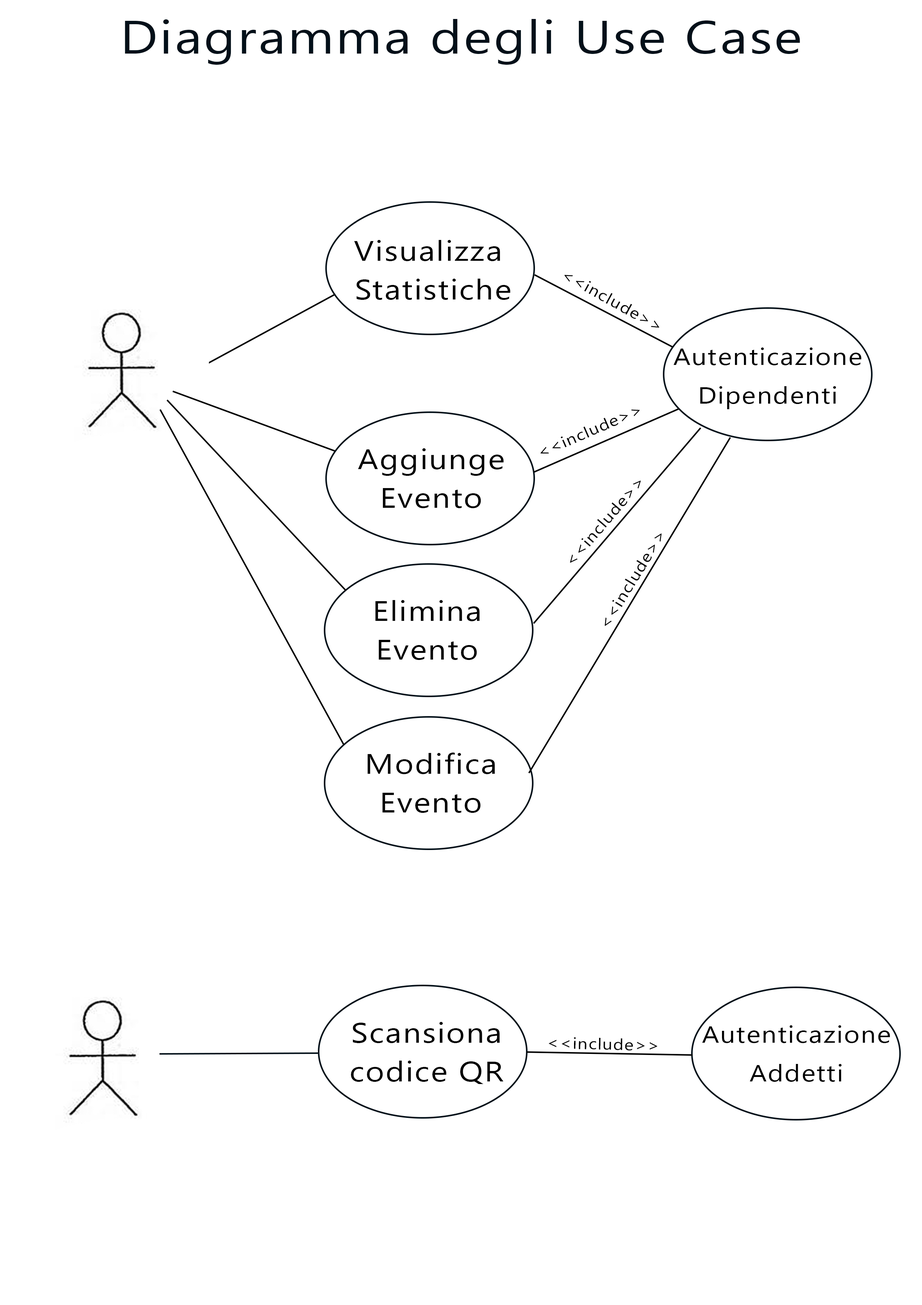
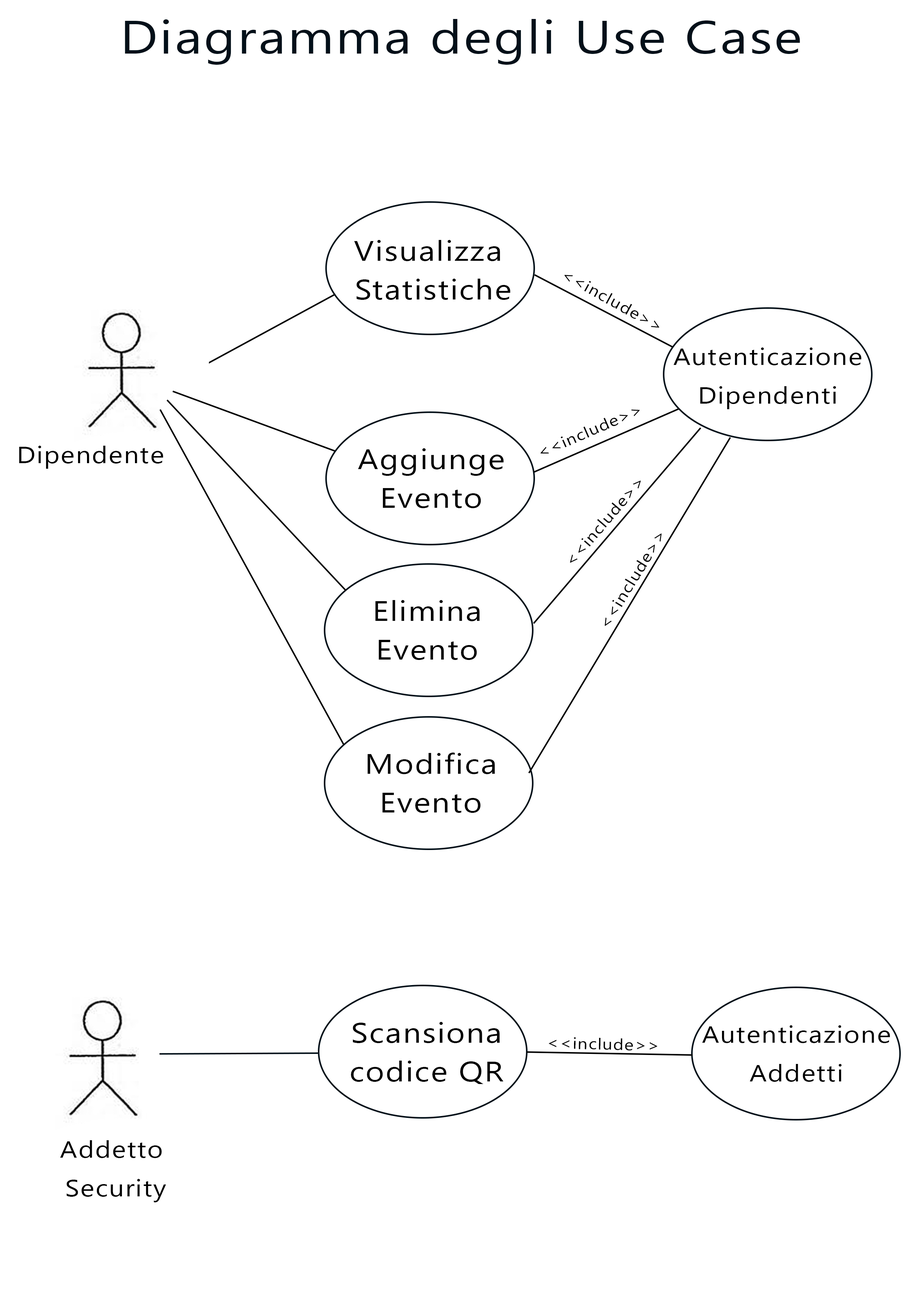
Revision of a layered (922, 1305) image; what changed, layer by layer:
added layer "Addetto Security" in group "Security" over [left=59, top=1139, right=167, bottom=1203]
added layer "Dipendente" in group "Amministratore" over [left=18, top=445, right=164, bottom=469]
